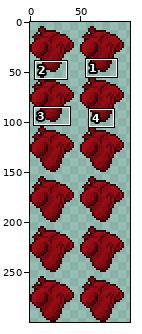
A sprite sheet gets an edit: resources/Characters/TestChar2.png. Above, an overview of the earlier version with the close-up marked.
Close-up. Before:
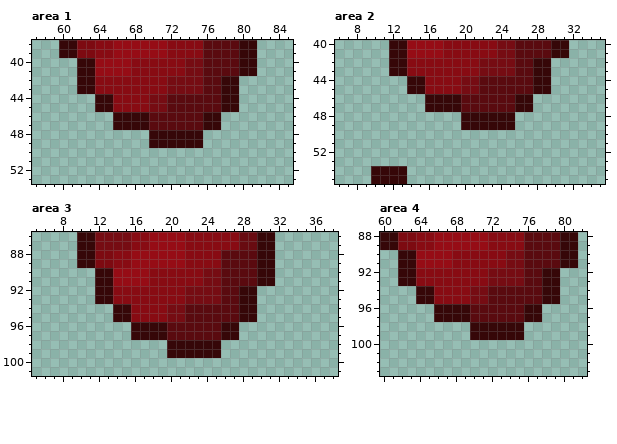
The file is 100x300 pixels. Colours within 5 levels of each other are drawn and written as one. Shown: area 1: x 57..85, y 38..53; area 2: x 6..35, y 40..55; area 3: x 5..38, y 86..101; area 4: x 60..82, y 88..103. The commit also changed other parts of the picture, which this record leaves out.
The same view after the edit:
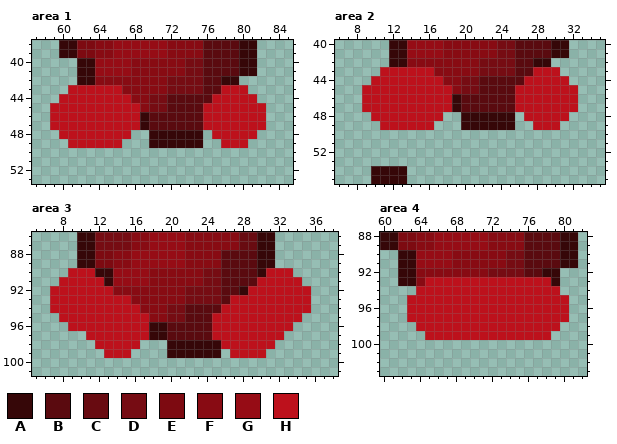
Palette (. is transparent): A #360708  B #5a0a0f  C #680b11  D #760c13  E #7d0a11  F #880b13  G #960c15  H #bd111c
The edit:
Area 1:
There is now colour H in row 43 at x 61 and 80; in row 44 at x 60 to 63 and 80 to 81; in row 45 at x 59 to 63 and 80 to 82; in rows 46 to 47 at x 59 to 65 and 78 to 82; in row 48 at x 60 to 67 and 77 to 81; in row 49 at x 61 to 66 and 78 to 80.
The edit turns colour A into colour H in row 43 at x 62 to 63 and 78 to 79; in rows 44 to 45 at x 64 to 65 and 78 to 79; in rows 46 to 47 at x 66 to 68 and 76 to 77.
The edit turns colour B into colour H in row 44 at x 77; in row 45 at x 76 to 77.
The edit turns colour F into colour H in row 43 at x 64 to 66; in row 44 at x 66 to 67; in row 45 at x 66 to 68.
Area 2:
There is now colour H in row 43 at x 11 and 30; in row 44 at x 10 to 13 and 30 to 31; in row 45 at x 9 to 13 and 30 to 32; in rows 46 to 47 at x 9 to 15 and 28 to 32; in row 48 at x 10 to 17 and 27 to 31; in row 49 at x 11 to 16 and 28 to 30.
The edit turns colour A into colour H in row 43 at x 12 to 13 and 28 to 29; in rows 44 to 45 at x 14 to 15 and 28 to 29; in rows 46 to 47 at x 16 to 18 and 26 to 27.
The edit turns colour B into colour H in row 44 at x 27; in row 45 at x 26 to 27.
The edit turns colour F into colour H in row 43 at x 14 to 16; in row 44 at x 16 to 17; in row 45 at x 16 to 18.
Area 3:
There is now colour H in row 90 at x 9 to 11 and 32 to 33; in row 91 at x 8 to 11 and 32 to 34; in rows 92 to 93 at x 7 to 11 and 30 to 35; in row 94 at x 7 to 13 and 30 to 35; in row 95 at x 8 to 13 and 30 to 34; in row 96 at x 9 to 15 and 28 to 33.
There is now colour H in row 97 at x 11 to 15 and 28 to 32; in row 98 at x 12 to 16 and 26 to 31; in row 99 at x 13 to 15 and 27 to 30.
The edit turns colour A into colour H in row 90 at x 31; in row 91 at x 12 and 30 to 31; in row 92 at x 12 to 13 and 29; in row 93 at x 12 to 13 and 28 to 29; in rows 94 to 95 at x 14 to 15 and 28 to 29; in rows 96 to 97 at x 16 to 17 and 26 to 27.
The edit turns colour B into colour H in row 93 at x 27; in row 94 at x 26 to 27; in row 95 at x 25 to 27; in rows 96 to 97 at x 25.
The edit turns colour F into colour H in row 93 at x 14 to 15; in row 94 at x 16; in row 95 at x 16 to 17.
Area 4:
There is now colour H in row 95 at x 63 and 80; in rows 96 to 97 at x 63 to 65 and 78 to 80; in row 98 at x 64 to 69 and 76 to 79; in row 99 at x 65 to 69 and 76 to 78.
The edit turns colour A into colour H in row 93 at x 78; in rows 94 to 95 at x 64 to 65 and 78 to 79; in rows 96 to 97 at x 66 to 69 and 76 to 77; in rows 98 to 99 at x 70 to 75.
The edit turns colour B into colour H in row 93 at x 76 to 77; in rows 94 to 95 at x 72 to 77; in rows 96 to 97 at x 70 to 75.
The edit turns colour D into colour H in row 93 at x 72 to 75; in rows 94 to 95 at x 70 to 71.
The edit turns colour F into colour H in row 93 at x 65 to 71; in rows 94 to 95 at x 66 to 69.
